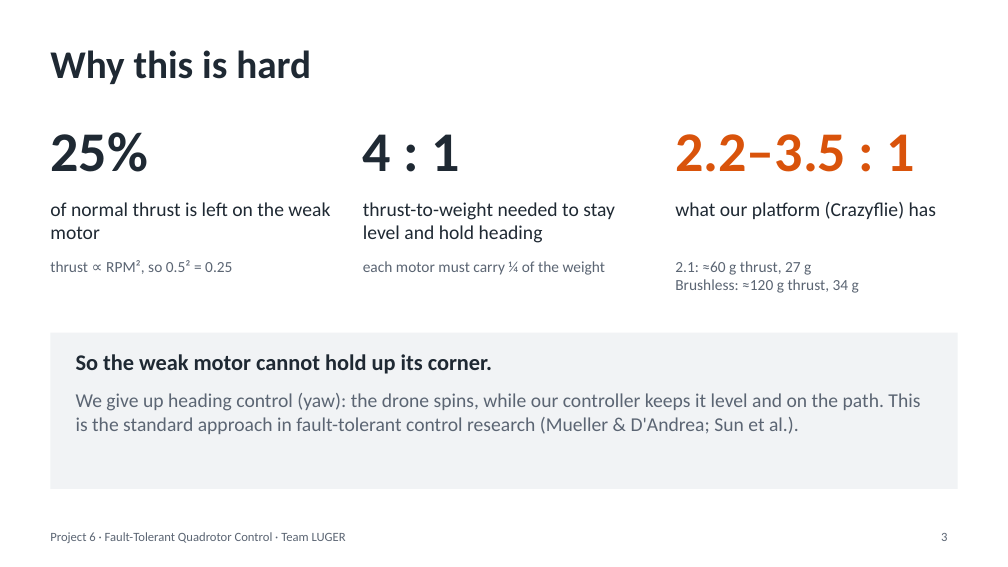
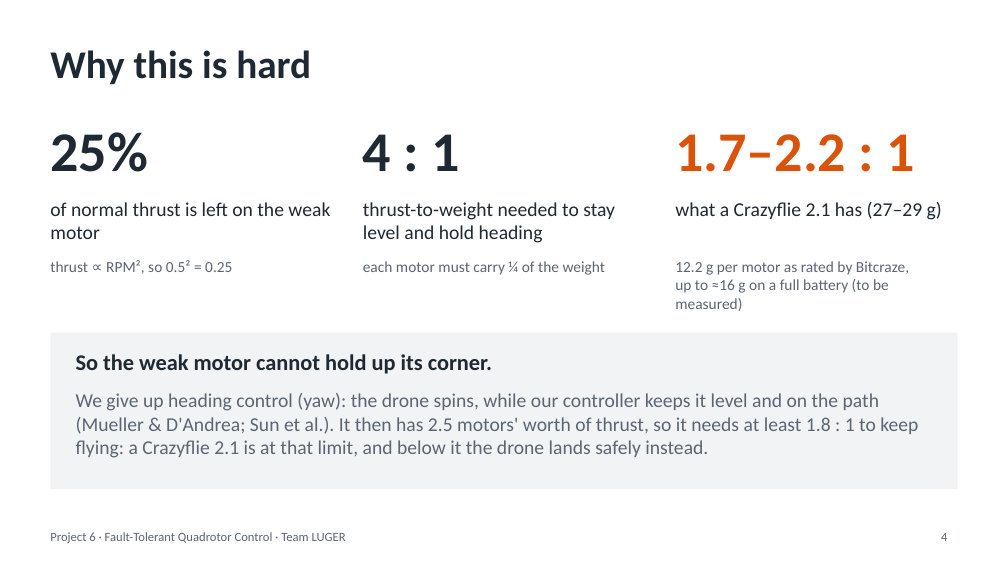
Before and after one commit to Pavaneswar6699/UAV_FAULT_TOLERANT_QUADROTOR_CONTROL, a slide deck: slide 4 of Fault-Tolerant Quadrotor Control - Crazyflie.pptx (slide 3 before the commit). Drawn at 1008x567 pixels with LibreOffice and Linux fonts; fonts in the diff are those of the drawing. Boxes give left, top, right and bottom in pixels: in the first picture for what was removed or moved away, otherwise in the second. Text is boxed around its words. In the diff, an @@ line names an element or a change of style, - is before the commit and + after.

```diff
--- a/Fault-Tolerant Quadrotor Control - Crazyflie.pptx
+++ b/Fault-Tolerant Quadrotor Control - Crazyflie.pptx
@@ text at <box>675,134,915,172</box>: text changed @@
-2.2–3.5 : 1
+1.7–2.2 : 1
@@ text at <box>675,202,942,220</box>: text changed @@
-what our platform (Crazyflie) has
+what a Crazyflie 2.1 has (27–29 g)
@@ text at <box>675,261,909,311</box>: text changed @@
-2.1: ≈60 g thrust, 27 g
-Brushless: ≈120 g thrust, 34 g
+12.2 g per motor as rated by Bitcraze,
+up to ≈16 g on a full battery (to be measured)
@@ text at <box>76,393,918,458</box>: text changed @@
-We give up heading control (yaw): the drone spins, while our controller keeps it level and on the path. This is the standard approach in fault-tolerant control research (Mueller & D'Andrea; Sun et al.).
+We give up heading control (yaw): the drone spins, while our controller keeps it level and on the path (Mueller & D'Andrea; Sun et al.). It then has 2.5 motors' worth of thrust, so it needs at least 1.8 : 1 to keep flying: a Crazyflie 2.1 is at that limit, and below it the drone lands safely instead.
@@ page number at <box>941,533,947,541</box>: text changed @@
-3
+4
```
Also in this commit, not shown: 6 other slides changed, 2 slides added.
